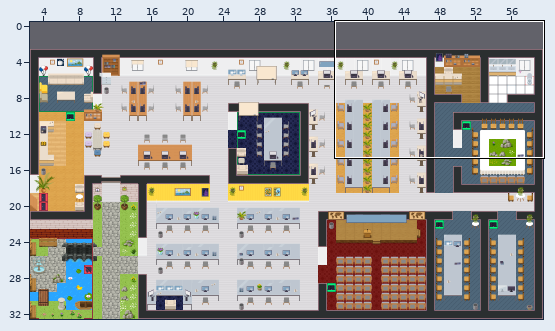
A Tiled map (JSON) gets an edit: GAD-office.tmj. Above: a wide view before the commit, with the close-up outlined.
Close-up. Old version:
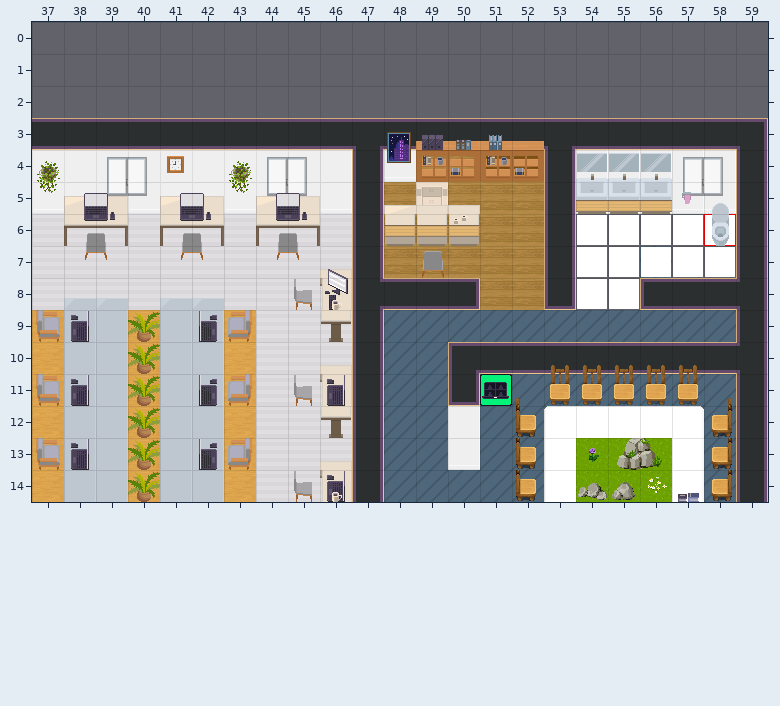
Cells are 32x32 px. Shown: x 37..59, y 0..14. The commit also changed other parts of the map, which this record leaves out.
New version:
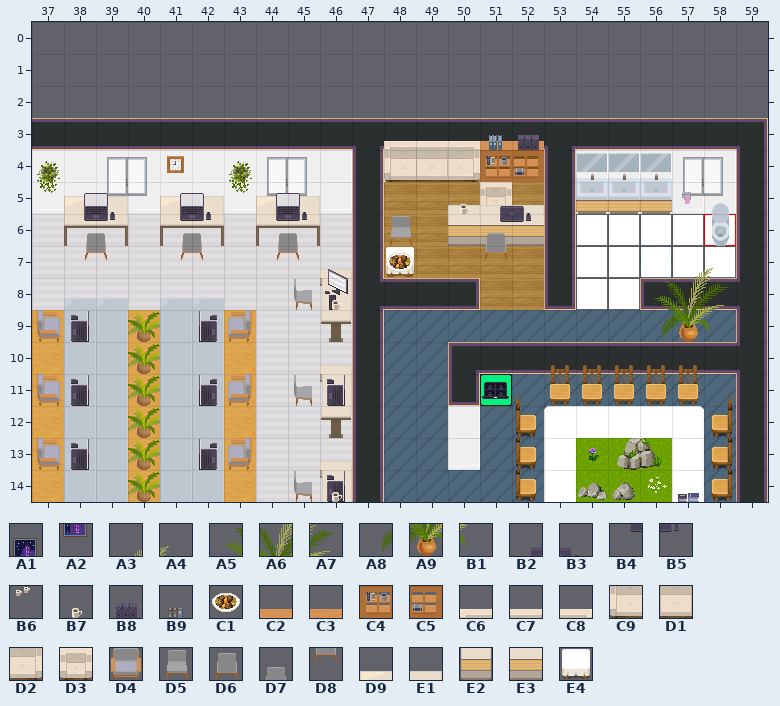
Key: from "WA_Decoration": A1 32, A2 44, A3 61, A4 62, A5 72, A6 73, A7 74, A8 84, A9 85, B1 86; from "WA_Miscellaneous": B2 4, B3 5, B4 14, B5 15, B6 58, B7 59, B8 66, B9 75, C1 91; from "WA_Other_Furniture": C2 19, C3 20, C4 31, C5 32; from "WA_Seats": C6 0, C7 1, C8 2, C9 13, D1 14, D2 15, D3 46, D4 98, D5 117, D6 118, D7 126, D8 139; from "WA_Tables": D9 45, E1 46, E2 103, E3 106, E4 146.
__ is an empty cell.
Change:
Layer "furniture/furniture1":
The author put tile E3 in row 6 at x 51 to 52.
The author put tile E4 in row 7 at x 48.
Layer "furniture/furniture2":
The author put tile C1 in row 7 at x 48.
Tile E2 becomes tile D5 in row 6 at x 48.
The author put tile D7 in row 6 at x 51.
The author put tile D8 in row 7 at x 51.
Tile E2 becomes tile E3 in row 6 at x 50.
Tile A1 is gone in row 3 at x 48.
Tile A2 is gone in row 4 at x 48.
Tile C2 is gone in row 3 at x 49.
Tile C3 is gone in row 3 at x 50.
Tile C4 is gone in row 4 at x 49.
Tile C5 is gone in row 4 at x 50.
Tile D4 is gone in row 5 at x 49.
Tile D6 is gone in row 7 at x 49.
Tile E2 is gone in row 6 at x 49.
Layer "furniture/furniture3":
The author put tile B8 in row 3 at x 52.
The author put tile C6 in row 3 at x 48.
Tile B8 becomes tile C7 in row 3 at x 49.
Tile B9 becomes tile C8 in row 3 at x 50.
The author put tile C9 in row 4 at x 48.
The author put tile D1 in row 4 at x 49.
The author put tile D2 in row 4 at x 50.
The author put tile D3 in row 5 at x 51.
Tile B6 is gone in row 6 at x 50.
Tile D3 is gone in row 5 at x 49.
Layer "above/above1":
The author put tile B4 in row 6 at x 51.
The author put tile B5 in row 6 at x 52.
The author put tile E1 in row 5 at x 51 to 52.
Tile D9 is gone in row 5 at x 48.
Tile E1 is gone in row 5 at x 49.
Layer "above/above2":
The author put tile A3 in row 7 at x 57.
The author put tile A4 in row 7 at x 58.
The author put tile A5 in row 8 at x 56.
The author put tile A6 in row 8 at x 57.
The author put tile A7 in row 8 at x 58.
The author put tile A8 in row 9 at x 56.
The author put tile A9 in row 9 at x 57.
The author put tile B1 in row 9 at x 58.
The author put tile B2 in row 5 at x 51.
The author put tile B3 in row 5 at x 52.
The author put tile B4 in row 6 at x 51.
The author put tile B5 in row 6 at x 52.
The author put tile B7 in row 5 at x 50.
Changed places in both close-ups, as pixel boxes (x1, y1, x2, y2):
changed: (384, 132, 544, 278)
added: (655, 268, 729, 342)
